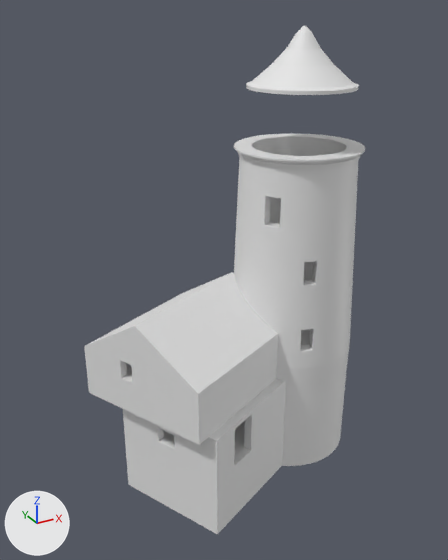
The glTF model LightingTheStorm/Assets/Models/lighthouse/shell/lighthouse_shell_v1.glb as it was, and as the next commit left it.
The view is the same before and after, from a camera (50 mm lens) standing at (-19.1, -35.1, 26.1) and looking at (-2.3, -4.5, 10.9). The axes (+X, +Y, +Z) are drawn at lower left. The lights are the same throughout. The older version comes first. Vertices at exactly the same position are counted once.

In view in the first picture: 'Shell'.
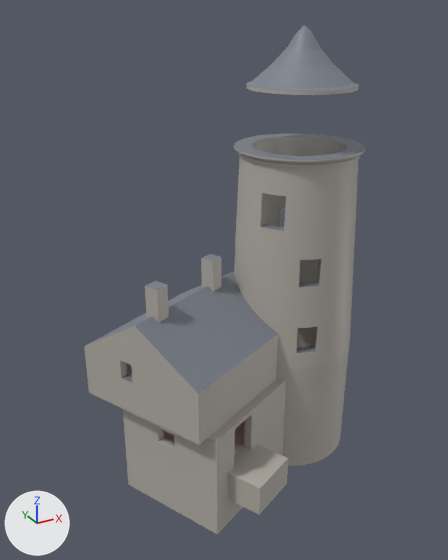
Scene script edits in JSON lines:
```json
{"op": "add", "block": "mat_shell_plaster", "code": ["mat_shell_plaster = principled_material('shell_plaster')", "mat_shell_plaster.base_color = (0.55, 0.54, 0.5)  # light grey #c4c2bc"]}
{"op": "add", "block": "mat_shell_stone", "code": ["mat_shell_stone = principled_material('shell_stone')", "mat_shell_stone.base_color = (0.45, 0.42, 0.38)  # grey #b3ada6"]}
{"op": "add", "block": "mat_shell_roof", "code": ["mat_shell_roof = principled_material('shell_roof')", "mat_shell_roof.base_color = (0.2, 0.22, 0.26)  # grey #7c818b"]}
{"op": "add", "block": "mat_shell_brick", "code": ["mat_shell_brick = principled_material('shell_brick')", "mat_shell_brick.base_color = (0.6, 0.35, 0.3)  # beige #cba095"]}
{"block": "me_tower_outer", "where": "# used by ob_shell; location = (0.0, 0.0, 0.0)"}
{"op": "remove", "block": "me_tower_outer", "code": "me_tower_outer.from_pydata(...)  # 7973 vertices, 15979 faces; spans x -10.6..7.7, y -10.1..2.0, z -3.0..25.2"}
{"op": "add", "block": "me_tower_outer", "code": "me_tower_outer.from_pydata(...)  # 7927 vertices, 15887 faces; spans x -10.6..7.7, y -11.7..2.0, z -3.0..25.2"}
{"block": "me_tower_outer", "change": "me_tower_outer part 1: 28 vertices moved from x 0.0..5.8, y -7.5..-0.1, z 6.2..15.2 to x 0.0..6.0, y -7.5..-0.1, z 6.0..15.2; 326 vertices removed from x 0.0..6.0, y -7.6..0.1, z 6.2..16.0; 271 vertices added at x -7.6..6.1, y -7.6..0.2, z 6.0..16.2"}
{"block": "me_tower_outer", "change": "me_tower_outer part 2: 1 vertex removed from x -4.0, y -9.3, z 1.0; 10 vertices added at x -4.9..-1.0, y -11.7..-8.3, z -1.0..1.0"}
{"block": "me_tower_outer", "change": "me_tower_outer part 3: 7055 faces spanning x -10.6..7.7, y -10.1..2.0, z -3.0..22.0 switch from no material to mat_shell_stone (grey #b3ada6)"}
{"block": "me_tower_outer", "change": "me_tower_outer part 4: 6109 faces spanning x -10.0..6.9, y -9.5..1.3, z 0.0..25.0 switch from no material to mat_shell_plaster (light grey #c4c2bc)"}
{"block": "me_tower_outer", "change": "me_tower_outer part 5: 300 faces spanning x -8.3..6.5, y -9.5..-0.4, z -2.0..1.0 switch from no material to mat_shell_brick (beige #cba095)"}
{"block": "me_tower_outer", "change": "me_tower_outer part 6: 1459 faces spanning x -10.6..7.5, y -10.0..2.0, z 6.1..25.2 switch from no material to mat_shell_roof (grey #7c818b)"}
```

Boxes [x1, y1, x2, y2] around the edits, measured in the pictures (448 x 560 px; the box of a moved part takes in the faces that stretch with it):
```json
{"part": 1, "of": "me_tower_outer", "change": "moved or reshaped", "before": [234, 192, 324, 358], "after": [90, 192, 324, 393]}
{"part": 2, "of": "me_tower_outer", "change": "built on", "before": [218, 431, 283, 533], "after": [217, 393, 288, 534]}
{"part": 3, "of": "me_tower_outer", "change": "recoloured", "before": [84, 85, 365, 534], "after": [84, 85, 365, 534], "on screen": "white to grey"}
{"part": 4, "of": "me_tower_outer", "change": "recoloured", "before": [126, 137, 347, 456], "after": [126, 137, 347, 456]}
{"part": 5, "of": "me_tower_outer", "change": "recoloured", "before": [163, 421, 245, 447], "after": [163, 421, 245, 447]}
{"part": 6, "of": "me_tower_outer", "change": "recoloured", "before": [85, 26, 365, 394], "after": [85, 26, 365, 394]}
```
